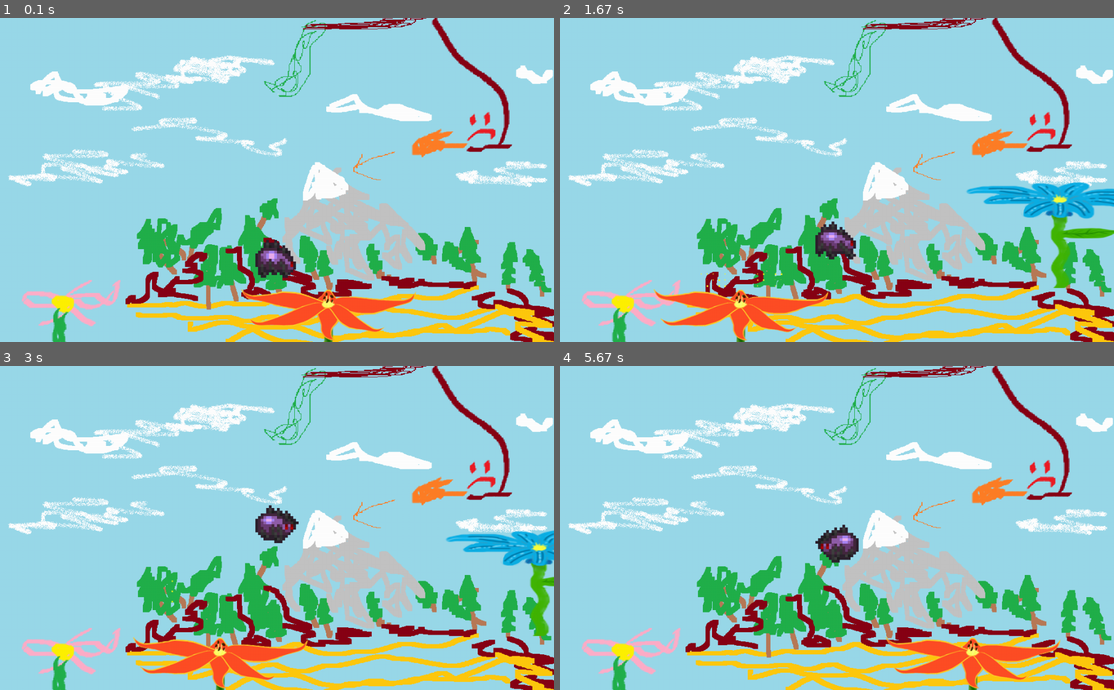
Above: before the commit, frames 1-4 (two rows, left to right).
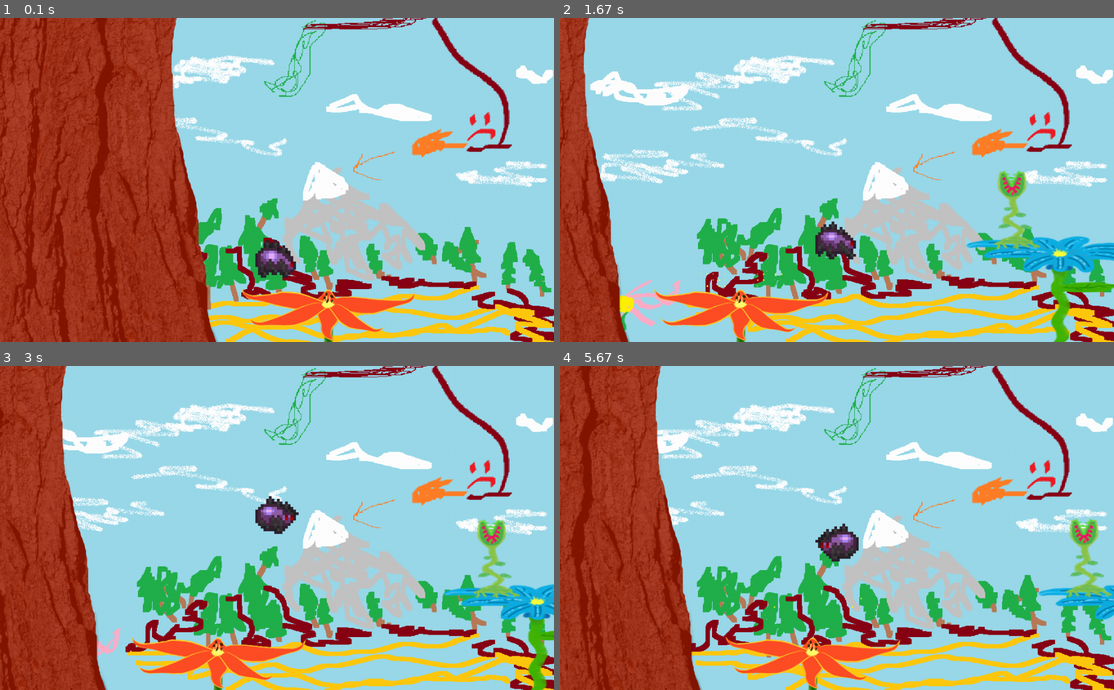
Above: after the commit, the same moments.

Repository: SwampWood/PyGame-shit
Game: pygame game, started from main.py
The game is run twice, just before and just after one commit, with the same random seed, the same clock (stepped at 60 frames per second) and the same inputs.
Inputs (mouse positions are in pixels of both pictures, inside the frame that each line leads up to):
- Up to frame 1 (0.1 s): no input
- Up to frame 2 (1.67 s): click (837, 180) at 0.38 s; hold D 0.67-1.13 s; tap Space at 0.73, 1.03, 1.23, 1.53 s; hold D 1.17-1.63 s
- Up to frame 3 (3 s): hold A 1.67-2.2 s; tap Space at 1.73, 2.03, 2.3, 2.6, 2.73 s; hold A 2.23-2.63 s; hold D from 2.67 s (still down)
- Up to frame 4 (5.67 s): tap Space at 3.03, 3.4, 3.7, 3.9, 4.2, 4.4, 4.7, 4.9, 5.2, 5.47 s; release D at 3.3 s; hold A 3.33-3.8 s; hold D 3.83-4.3 s; hold D 4.33-4.8 s; hold A 4.83-5.37 s; hold A from 5.4 s (still down)

The runs differ from the first frame. In frame 1, 34% of the frame differs, in the area x 0-40%, y 0-100%; in frame 2, 13%; in frame 3, 20%; in frame 4, 26%.

Commit message:
Добавлено дерево в начале, кадры неуязвимости и первый враг.

Diff:
--- a/main.py
+++ b/main.py
@@ -14,6 +14,7 @@
 all_enemies = pygame.sprite.Group()
 all_allies = pygame.sprite.Group()
 all_platforms = pygame.sprite.Group()
+tree = pygame.sprite.Group()
 horizontal_borders = pygame.sprite.Group()
 
 
@@ -55,7 +56,6 @@
         self.add(horizontal_borders)
         self.image = pygame.Surface([x2 - x1, 1])
         self.rect = pygame.Rect(x1, y1, x2 - x1, 1)
-        print(self.rect.x)
 
 
 class Particle(pygame.sprite.Sprite):
@@ -104,6 +104,7 @@
         self.wait = 10
         self.x_velocity = 0
         self.y_velocity = 0
+        self.immunity_frames = 0
         self.drop = False
         self.direction = True
         self.image = Spider.images_movement_right[self.current]
@@ -119,6 +120,7 @@
         if self.health == 1:
             '''EndScreen()'''
         else:
+            self.immunity_frames = 60
             self.health -= 1
             self.rect.x = self.save_point[0]
             self.rect.y = self.save_point[1]
@@ -126,6 +128,7 @@
             self.y_velocity = 0
 
     def update(self, check):
+        self.immunity_frames = max(0, self.immunity_frames - 1)
         if check[pygame.K_d]:
             if self.x_velocity < 0:
                 self.x_velocity += 2
@@ -156,7 +159,6 @@
         if check[pygame.K_SPACE]:
             if self.y_velocity == 0 and not self.drop:
                 self.current_sprite = None
-                self.save_point = [self.rect.x - 10, self.rect.y - 100]
                 self.y_velocity = -20
                 self.rect.y -= 5
                 if self.x_velocity >= 25:
@@ -185,20 +187,41 @@
                 break
             else:
                 self.drop = True
+        if pygame.sprite.collide_mask(self, [x for x in tree][0]):
+            self.x_velocity = 60
+        if pygame.sprite.spritecollideany(self, all_enemies) and not self.immunity_frames:
+            for enemy in all_enemies:
+                if pygame.sprite.collide_mask(self, enemy):
+                    self.respawn()
+        if pygame.sprite.spritecollideany(self, horizontal_borders) and self.y_velocity <= 0 and self.rect.y < 5:
+            self.y_velocity = -self.y_velocity // 2
+        elif pygame.sprite.spritecollideany(self, horizontal_borders):
+            self.respawn()
         if self.drop:
-            if pygame.sprite.spritecollideany(self, horizontal_borders) and self.y_velocity <= 0 and self.rect.y < 5:
-                self.y_velocity = -self.y_velocity // 2
-            elif pygame.sprite.spritecollideany(self, horizontal_borders):
-                self.respawn()
             self.rect.y += self.y_velocity
             self.y_velocity = min(50, self.y_velocity + 1)
         else:
             self.x_velocity = max(-30, min(30, self.x_velocity))
+            self.save_point = [self.rect.x, self.rect.y - 20]
         self.rect.x += self.x_velocity // 5
         if self.direction:
             self.image = Spider.images_movement_right[self.current]
         else:
             self.image = Spider.images_movement_left[self.current]
+
+
+class TreeBorder(pygame.sprite.Sprite):
+    images = load_image("TreeWall.png")
+
+    def __init__(self):
+        super().__init__(all_sprites)
+        self.add(tree)
+        self.image = TreeBorder.images
+        self.rect = self.image.get_rect()
+        self.mask = pygame.mask.from_surface(self.image)
+        self.particles = False
+        self.rect.x = -1000
+        self.rect.y = -100
 
 
 class FlowerPlatform(pygame.sprite.Sprite):
@@ -225,25 +248,55 @@
             self.particles = False
 
 
+class Enemy(pygame.sprite.Sprite):
+    def __init__(self, x, y, sheet, count, health=50):
+        super().__init__(all_sprites)
+        self.add(all_enemies)
+        self.health = health
+        self.wait = 5
+        self.frames = []
+        self.cut_sheet(sheet, count)
+        self.cur_frame = 0
+        self.image = self.frames[self.cur_frame]
+        self.rect = self.rect.move(x, y)
+
+    def cut_sheet(self, sheet, columns):
+        self.rect = pygame.Rect(0, 0, sheet.get_width() // columns,
+                                sheet.get_height())
+        for i in range(columns):
+            frame_location = (self.rect.w * i, 0)
+            self.frames.append(sheet.subsurface(pygame.Rect(frame_location, self.rect.size)))
+
+    def update(self, check):
+        self.wait -= 1
+        if self.wait == 0:
+            self.cur_frame = (self.cur_frame + 1) % len(self.frames)
+            self.image = self.frames[self.cur_frame]
+            self.wait = 5
+
+
 def create_map():
     # Здесь будем использовать различные классы для создания карты
+    enemy_flower = load_image('VenusFlyTrapAnimation.png')
+    TreeBorder()
     FlowerPlatform(20, 500, 1)
-    FlowerPlatform(600, 300, 0)
+    FlowerPlatform(600, 400, 0)
+    Enemy(650, 280, enemy_flower, 6)
 
 
 background = load_image("background.png")
 create_map()
 player = Spider()
+Border(0, -2, 6624)
+Border(0, 700, 6624)
 camera = Camera()
-Border(0, -2, 6224)
-Border(-200, 700, 6224)
 running = True
 while running:
     for event in pygame.event.get():
         if event.type == pygame.QUIT:
             running = False
-        '''if event.type == pygame.MOUSEBUTTONDOWN:
-            Landing(event.pos)'''
+        if event.type == pygame.MOUSEBUTTONDOWN:
+            player.respawn()
 
     screen.blit(background, (0, 0))
 
@@ -253,7 +306,5 @@
     for sprite in all_sprites:
         camera.apply(sprite)
     clock.tick(60)
-    for i in horizontal_borders:
-        i.rect.x += 1
     pygame.display.flip()
 pygame.quit()
Binary file added: data/TreeWall.png
Binary file added: data/VenusFlyTrapAnimation.png
